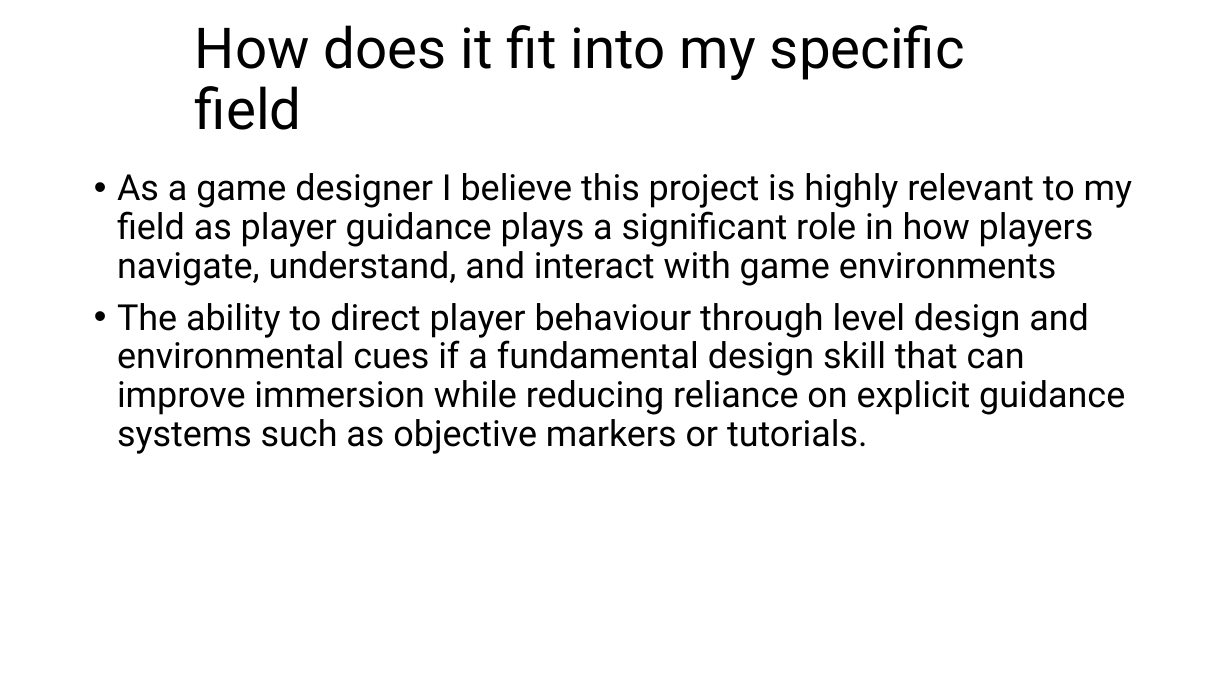
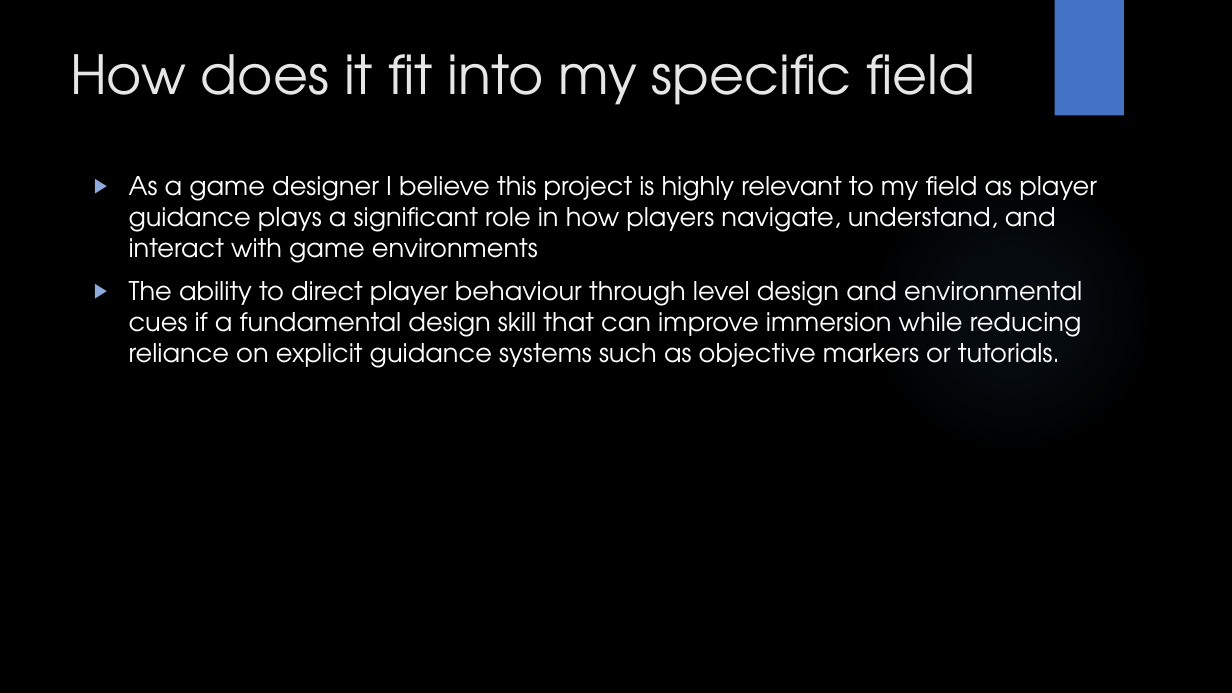
Before and after one commit to Mdot5596/MA-Dissertation, a slide deck: slide 3 of Project Proposal/GAM708 Proposal Presentation.pptx. Drawn at 1232x693 pixels with LibreOffice and Linux fonts; fonts in the diff are those of the drawing; background and template pictures are left out. Boxes give left, top, right and bottom in pixels: in the first picture for what was removed or moved away, otherwise in the second. Text is boxed around its words. In the diff, an @@ line names an element or a change of style, - is before the commit and + after.

```diff
--- a/Project Proposal/GAM708 Proposal Presentation.pptx
+++ b/Project Proposal/GAM708 Proposal Presentation.pptx
@@ background #FFFFFF to picture (left out) @@
@@ rectangle added at (1055,0,1124,116), fill #4472C4 @@
@@ title "How does it fit into ...": place and size @@
-title "How does it fit into ..." at (195,25,965,130)
+title "How does it fit into ..." at (70,54,975,105)
@@ title "How does it fit into ..." at (70,54,975,105): size 44 to 42 pt, font Roboto to TeX Gyre Adventor, text colour #000000 to #E7E6E6; line spacing 0.9 to 1; vertical alignment middle to top @@
@@ text "As a game designer I ..." at (129,176,1097,368): size 28 to 20 pt, font Roboto to TeX Gyre Adventor, text colour #000000 to #FFFFFF; bullet • to ▶; line spacing 0.9 to 1 @@
@@ ellipse added at (870,169,1154,454), fill gradient #5B9BD5 @@
```
Also in this commit, not shown: 5 other slides changed, 2 slides added, 2 slides removed, 3 other files.
